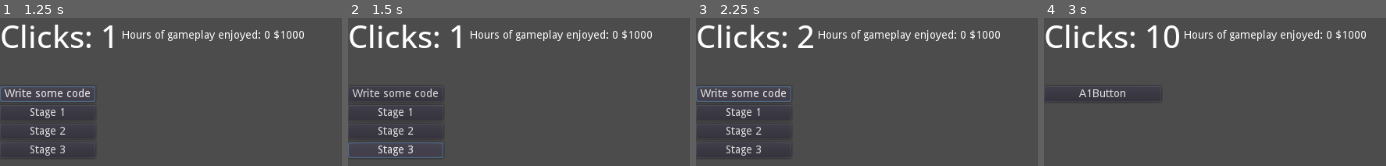
Above: before the commit, frames 1-4 (left to right).
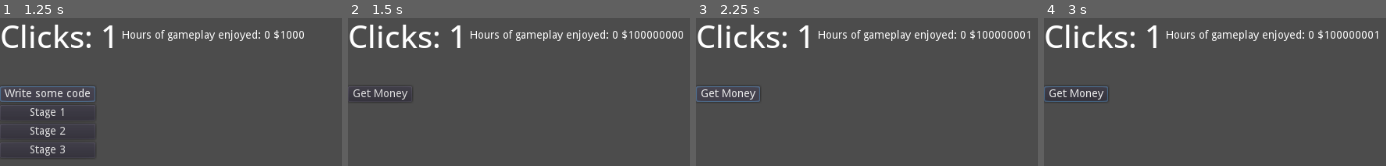
Above: after the commit, the same moments.

Repository: awlego/gmtk2023
Game: Godot game, scene res://scenes/MainScene.tscn
Same seed, same stepped clock (60 frames per second), same inputs: the game is played once before the commit and once after it.
Inputs (mouse positions are in pixels of both pictures, inside the frame that each line leads up to):
- Up to frame 1 (1.25 s): click "Write some code" at 0.5 s
- Up to frame 2 (1.5 s): click "Stage 3" at 1.25 s
- Up to frame 3 (2.25 s): click (726, 93) at 2 s, where only the run after the commit has a clickable "Get Money"
- Up to frame 4 (3 s): click (1091, 112) at 2.75 s, where only the run before the commit has a clickable "Stage 1"

Frame 1 is identical in both runs. In frame 2, 2.5% of the frame differs, in the area x 0-98%, y 8-95%; in frame 3, 2.7%; in frame 4, 3.5%, in the area x 0-98%, y 4-57%.

Commit message:
update to evil corp

Diff:
--- /dev/null
+++ b/devsim/scenes/MainMenu.tscn
@@ -0,0 +1,47 @@
+[gd_scene load_steps=4 format=2]
+
+[ext_resource path="res://Title.gd" type="Script" id=1]
+[ext_resource path="res://scenes/StartButton.gd" type="Script" id=2]
+[ext_resource path="res://assets/backgrounds/Windows_Screen.png" type="Texture" id=3]
+
+[node name="Menu" type="CanvasLayer"]
+
+[node name="TextureRect" type="TextureRect" parent="."]
+margin_right = 1024.0
+margin_bottom = 768.0
+texture = ExtResource( 3 )
+
+[node name="VBoxContainer" type="VBoxContainer" parent="TextureRect"]
+anchor_left = 0.5
+anchor_top = 0.5
+anchor_right = 0.5
+anchor_bottom = 0.5
+margin_left = -31.5
+margin_top = -31.0
+margin_right = 31.5
+margin_bottom = 31.0
+grow_horizontal = 2
+grow_vertical = 2
+alignment = 1
+
+[node name="Title" type="Label" parent="TextureRect/VBoxContainer"]
+margin_right = 63.0
+margin_bottom = 14.0
+text = "Dev Sim"
+align = 1
+script = ExtResource( 1 )
+
+[node name="StartButton" type="Button" parent="TextureRect/VBoxContainer"]
+margin_top = 18.0
+margin_right = 63.0
+margin_bottom = 38.0
+text = "Start"
+script = ExtResource( 2 )
+
+[node name="OptionsButton" type="Button" parent="TextureRect/VBoxContainer"]
+margin_top = 42.0
+margin_right = 63.0
+margin_bottom = 62.0
+text = "Options"
+
+[connection signal="pressed" from="TextureRect/VBoxContainer/StartButton" to="TextureRect/VBoxContainer/StartButton" method="_on_StartButton_pressed"]
--- a/devsim/scenes/MainScene.gd
+++ b/devsim/scenes/MainScene.gd
@@ -2,6 +2,8 @@
 var stage1_preload = preload("res://scenes/Stage1.tscn")
 var stage1 = stage1_preload.instance()
 var stage0
+var stage3_preload = preload("res://scenes/evil_corp/evil_corp.tscn")
+var stage3 = stage3_preload.instance()
 
 # Declare member variables here.
 var clicks = 0
@@ -43,11 +45,13 @@
 	money_node = get_node("v0/TopBar/Money")
 	enjoy_node = get_node("v0/TopBar/Hours")
 	stage1.main = self
+	stage3.main = self
 	stage0 = get_node("v0/Stage0")
 	pass # Replace with function body.
 
 func setup_warp():
 	get_node("v0/Stage0/WarpS1").connect("pressed", self, "warpS1")
+	get_node("v0/Stage0/WarpS3").connect("pressed", self, "warpS3")
 
 func set_stage(stage):
 	var v0 = get_node("v0")
@@ -60,6 +64,14 @@
 	update_title()
 	set_stage(stage1)
 
+func warpS3():
+	money =  100000000
+	var employees = 1000
+	var game_portfolio = 0
+	update_title()
+	set_stage(stage3)
+
+
 
 # Called every frame. 'delta' is the elapsed time since the previous frame.
 #func _process(delta):
--- /dev/null
+++ b/devsim/scenes/StartButton.gd
@@ -0,0 +1,19 @@
+extends Button
+
+
+# Declare member variables here. Examples:
+# var a = 2
+# var b = "text"
+
+
+# Called when the node enters the scene tree for the first time.
+func _ready():
+	pass # Replace with function body.
+
+func _on_StartButton_pressed():
+	get_tree().change_scene("res://scenes/MainScene.tscn")
+
+
+# Called every frame. 'delta' is the elapsed time since the previous frame.
+#func _process(delta):
+#	pass
--- /dev/null
+++ b/devsim/scenes/evil_corp/evil_corp.gd
@@ -0,0 +1,14 @@
+extends Control
+
+var main
+
+# Called when the node enters the scene tree for the first time.
+func _ready():
+	main.update_money(0)
+	get_node("clicker").connect("pressed", self, "_on_a1_click")
+
+func _on_a1_click():
+	main.update_money(1)
+# Called every frame. 'delta' is the elapsed time since the previous frame.
+#func _process(delta):
+#	pass
--- /dev/null
+++ b/devsim/scenes/evil_corp/evil_corp.tscn
@@ -0,0 +1,13 @@
+[gd_scene load_steps=2 format=2]
+
+[ext_resource path="res://scenes/evil_corp/evil_corp.gd" type="Script" id=1]
+
+[node name="evil_corp" type="Control"]
+anchor_right = 1.0
+anchor_bottom = 1.0
+script = ExtResource( 1 )
+
+[node name="clicker" type="Button" parent="."]
+margin_right = 12.0
+margin_bottom = 20.0
+text = "Get Money"
